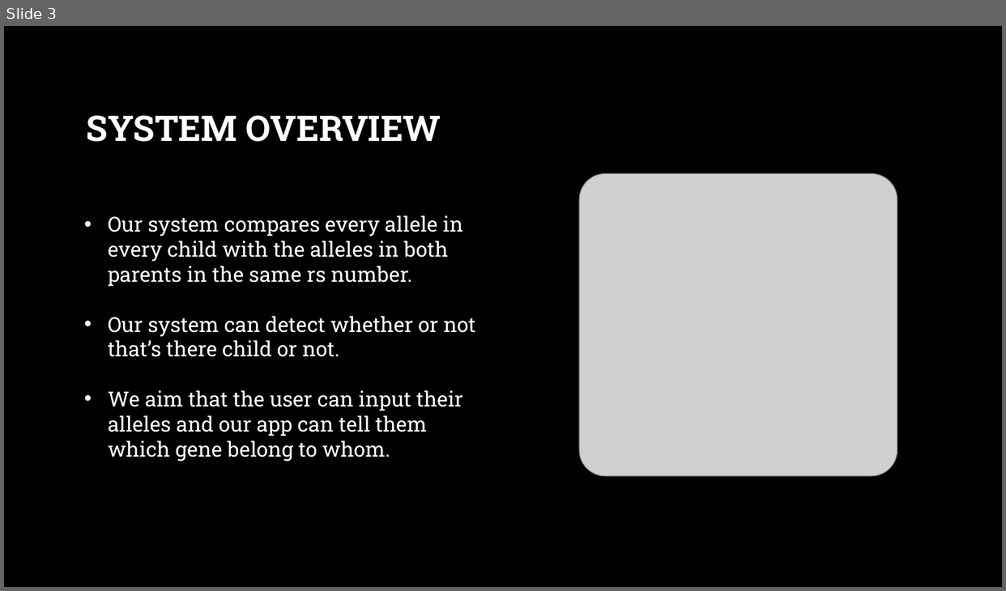
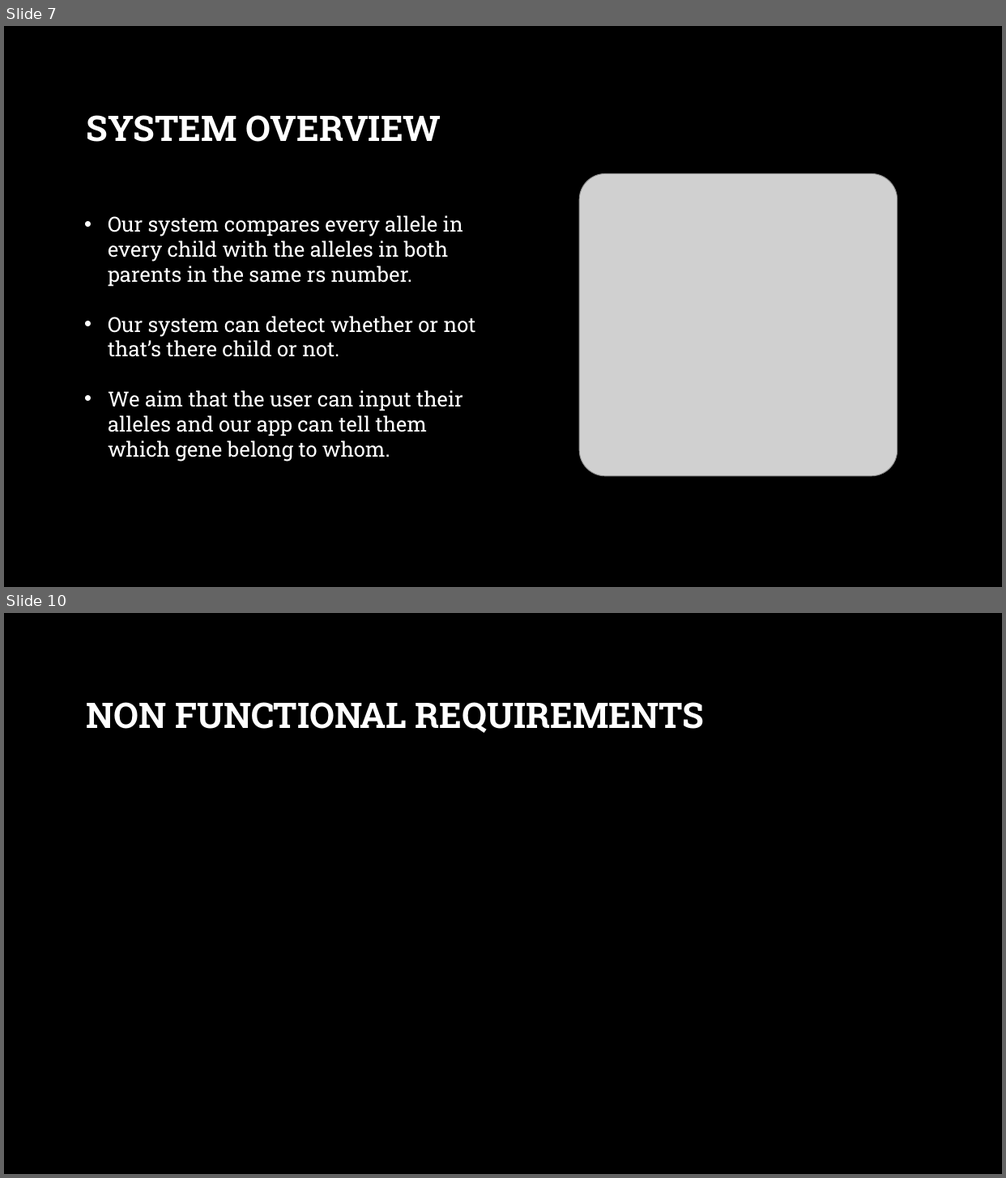
Before and after one commit to YoussifAssem/Genatac, a slide deck: E-Genetics/presentations/Genetics.pptx. Shown one above the other, each under a label of ours: slide 3 before the commit, slides 7 and 10 after it; the slides between them are not shown. The pictures are 1006x591 and 1006x1178 pixels, drawn with LibreOffice and Linux fonts; fonts in the diff are those of the drawing; grey boxes stand for pictures; background and template pictures are left out. Boxes give left, top, right and bottom in pixels: in the first picture for what was removed or moved away, otherwise in the second. Text is boxed around its words. In the diff, an @@ line names an element or a change of style, - is before the commit and + after.

```diff
--- a/E-Genetics/presentations/Genetics.pptx
+++ b/E-Genetics/presentations/Genetics.pptx
@@ slide 10 added at [4, 613, 1002, 1174], background picture (left out) @@
@@ title added at [87, 702, 704, 733], 34 pt, text #FFFFFF, bold @@
+NON FUNCTIONAL REQUIREMENTS
@@ what was slide 3 is now slide 7 @@
```
Also in this commit, not shown: 1 slide changed, 10 other slides added, 1 slide removed.
